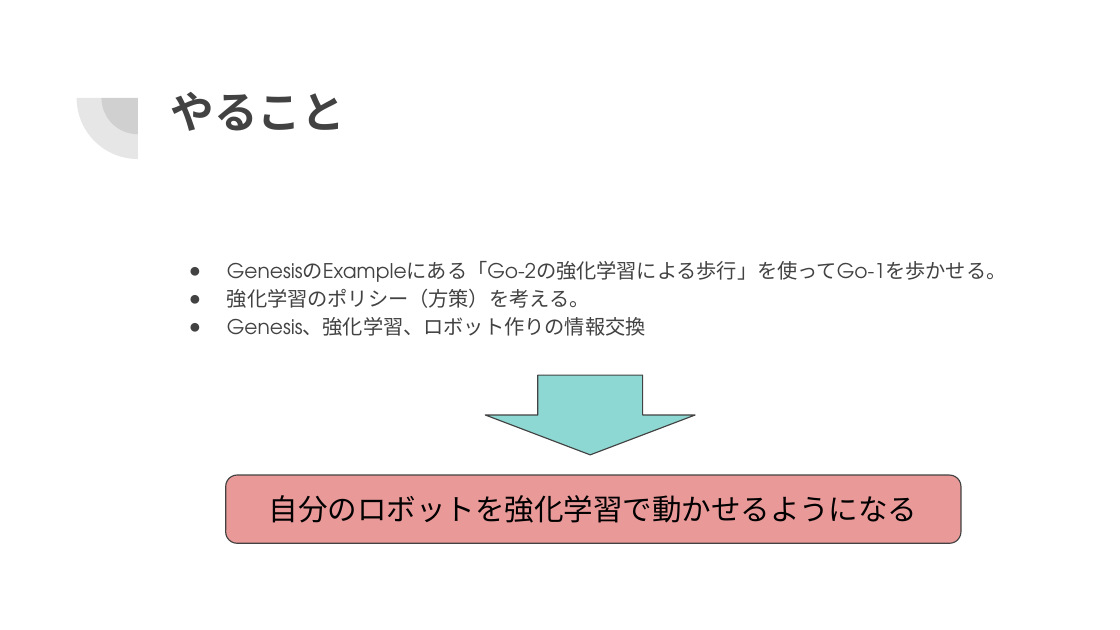
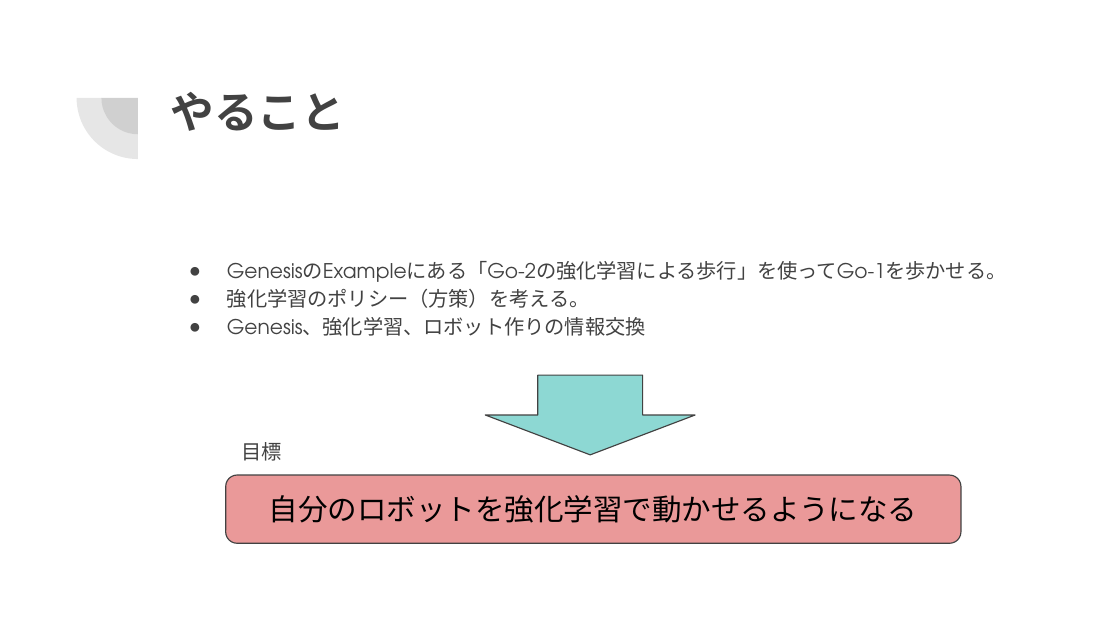
Before and after one commit to shimaken-git/try_sim2real_with_genesis, a slide deck: slide 3 of GenesisとGo-1でsim2realを試す.pptx. Drawn at 1120x630 pixels with LibreOffice and Linux fonts; fonts in the diff are those of the drawing. Boxes give left, top, right and bottom in pixels: in the first picture for what was removed or moved away, otherwise in the second. Text is boxed around its words. In the diff, an @@ line names an element or a change of style, - is before the commit and + after.

```diff
--- a/GenesisとGo-1でsim2realを試す.pptx
+++ b/GenesisとGo-1でsim2realを試す.pptx
@@ text added at bbox=[241, 442, 281, 461], 13 pt, text #424242 @@
+目標
```
Also in this commit, not shown: 4 other slides changed, 1 slide added.
